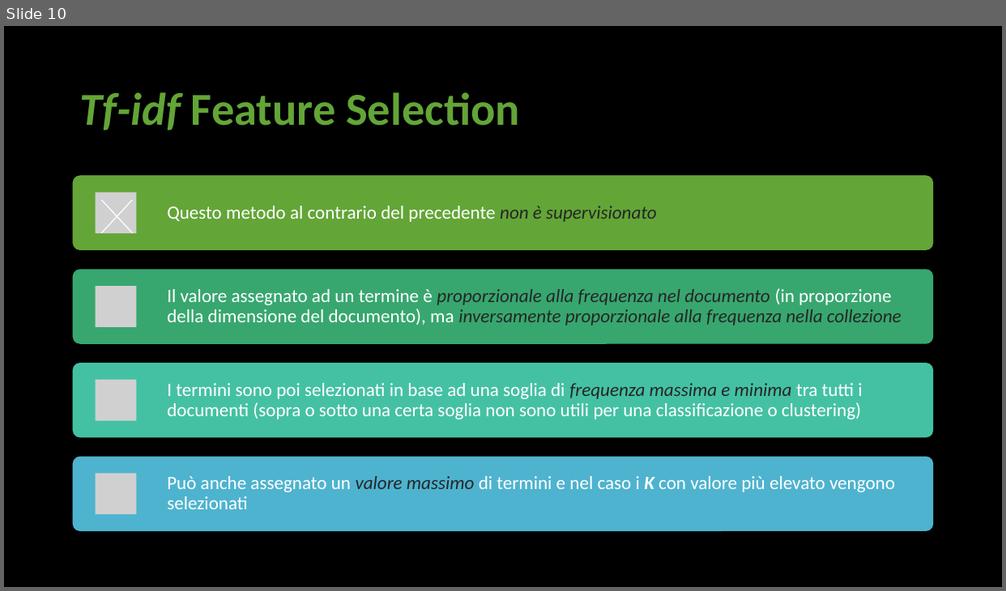
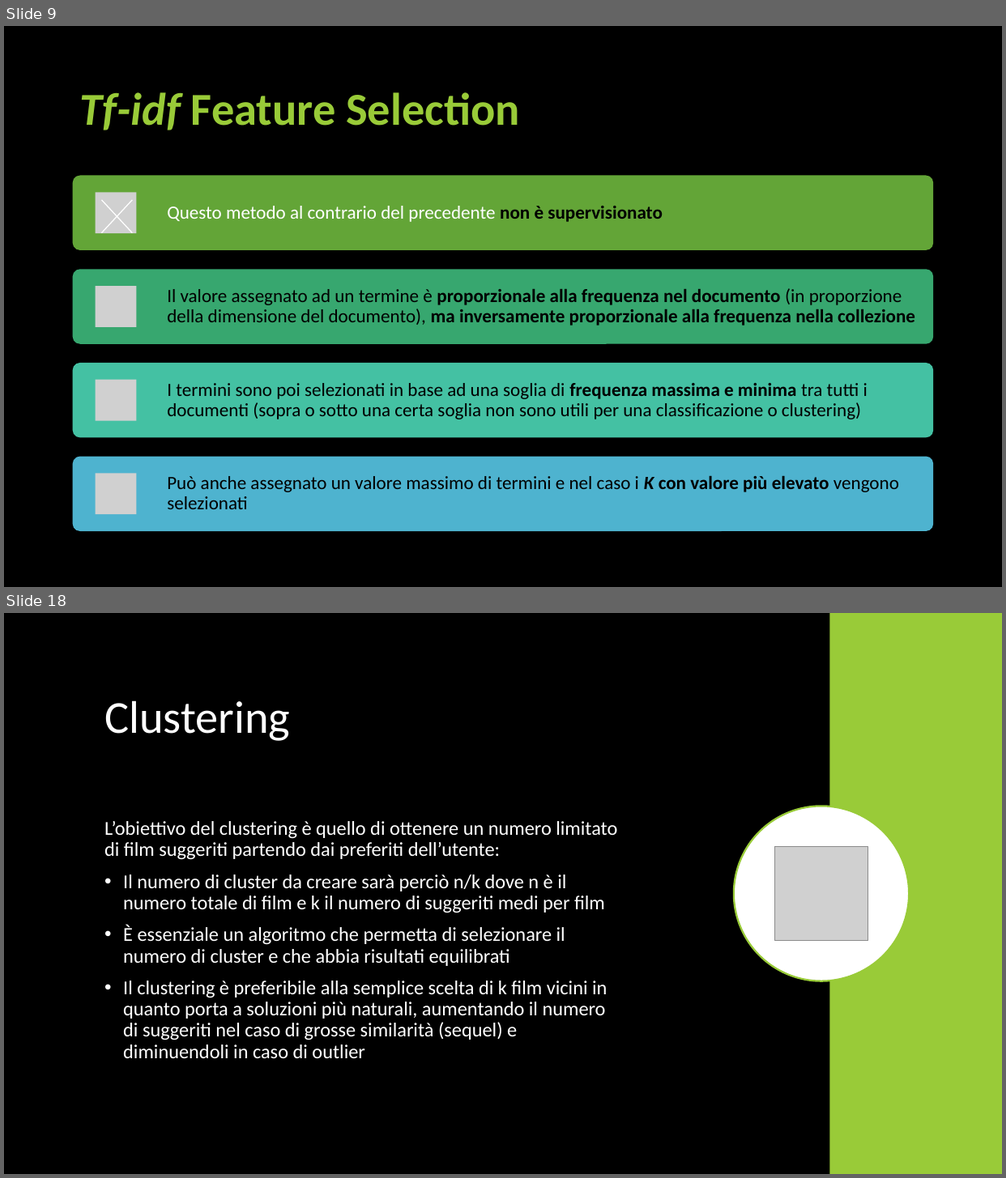
Before and after one commit to unipi-fr/LargeScaleMultiStructureDatabases, a slide deck: Task2/Documentation/Data Mining/Presentazione Data Mining.pptx. Shown one above the other, each under a label of ours: slide 10 before the commit, slides 9 and 18 after it; the slides between them are not shown. The pictures are 1006x591 and 1006x1178 pixels, drawn with LibreOffice and Linux fonts; fonts in the diff are those of the drawing; grey boxes stand for pictures. Boxes give left, top, right and bottom in pixels: in the first picture for what was removed or moved away, otherwise in the second. Text is boxed around its words. In the diff, an @@ line names an element or a change of style, - is before the commit and + after.

```diff
--- a/Task2/Documentation/Data Mining/Presentazione Data Mining.pptx
+++ b/Task2/Documentation/Data Mining/Presentazione Data Mining.pptx
@@ slide 18 added at bbox=[4, 613, 1002, 1174], background #000000 @@
@@ rectangle added at bbox=[829, 613, 1002, 1174], fill #99CB38 @@
@@ title added at bbox=[104, 700, 290, 741], 44 pt, text #FFFFFF @@
+Clustering
@@ ellipse added at bbox=[734, 806, 909, 982], fill #FFFFFF, outline #99CB38 1.75 pt @@
@@ text added at bbox=[104, 821, 617, 1059], 19 pt, text #FFFFFF @@
+L’obiettivo del clustering è quello di ottenere un numero limitato di film suggeriti partendo dai preferiti dell’utente:
+• Il numero di cluster da creare sarà perciò n/k dove n è il numero totale di film e k il numero di suggeriti medi per film
+• È essenziale un algoritmo che permetta di selezionare il numero di cluster e che abbia risultati equilibrati
+• Il clustering è preferibile alla semplice scelta di k film vicini in quanto porta a soluzioni più naturali, aumentando il numero di suggeriti nel caso di grosse similarità (sequel) e diminuendoli in caso di outlier
@@ picture added at bbox=[775, 847, 868, 941] @@
@@ what was slide 10 is now slide 9 @@
@@ slide 9 changed as well @@
@@ title "Tf-idf Feature Selection" at bbox=[80, 92, 520, 130]: text colour #63A537 to #99CB38 @@
@@ text "Questo metodo al contrario del ..." at bbox=[167, 206, 663, 222]: text colour #262626 to #000000, bold on, italic off in "non è supervisionato" @@
@@ text "Il valore assegnato ad un ..." at bbox=[167, 288, 915, 326]: text colour #FFFFFF to #000000 in "Il valore assegnato ad un termine è ..."; text colour #262626 to #000000, italic off in "proporzionale alla frequenza nel documento inversamente prop ..."; bold on in "proporzionale alla frequenza nel documento ma inversamente ..." @@
@@ text "I termini sono poi selezionati ..." at bbox=[167, 383, 867, 420]: text colour #FFFFFF to #000000 in "I termini sono poi selezionati in base ..."; text colour #262626 to #000000, bold on, italic off in "frequenza massima e minima" @@
@@ text "Può anche assegnato un valore ..." at bbox=[167, 476, 899, 510]: text colour #FFFFFF to #000000 in "Può anche assegnato un di termini e ..."; text colour #262626 to #000000, italic off in "valore massimo"; bold on in "con valore più elevato" @@
```
Also in this commit, not shown: 5 other slides changed, 9 other slides added, 1 slide removed, 9 other files.
